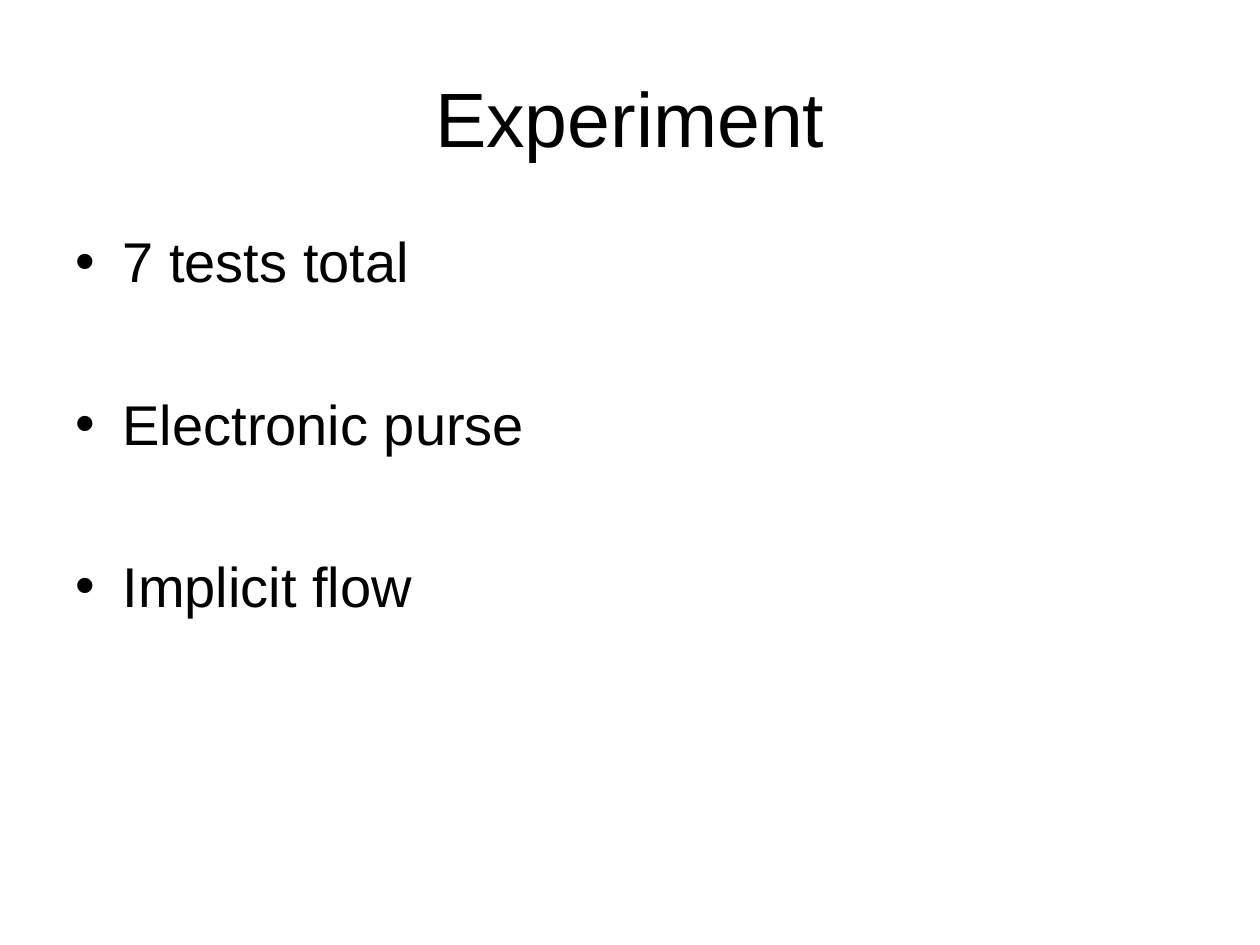
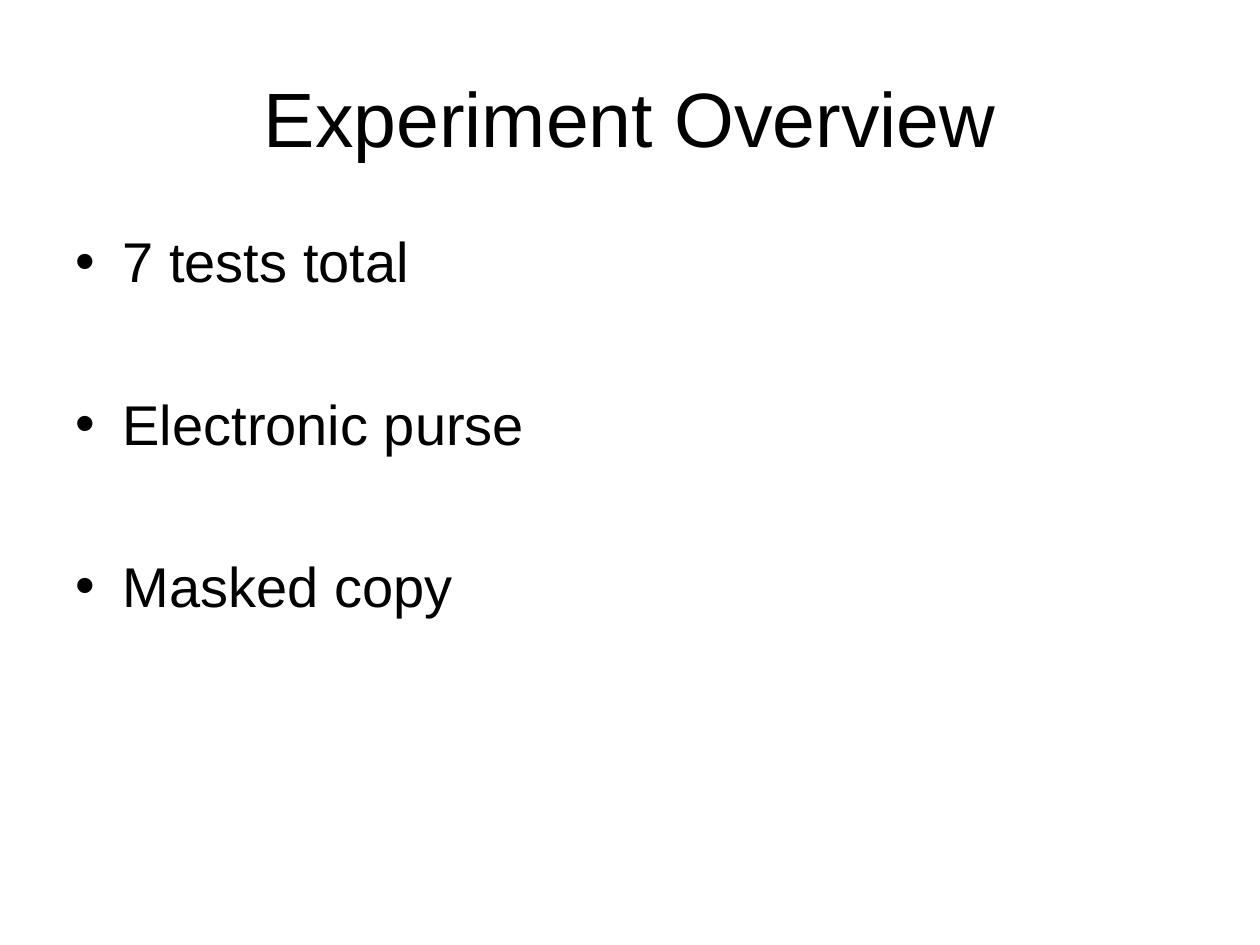
Before and after one commit to chenjiia/Thesis, a slide deck: slide 23 of thesis_presentation/presentation.ppt (slide 20 before the commit). Drawn at 1260x945 pixels with LibreOffice and Linux fonts; fonts in the diff are those of the drawing. Boxes give left, top, right and bottom in pixels: in the first picture for what was removed or moved away, otherwise in the second. Text is boxed around its words. In the diff, an @@ line names an element or a change of style, - is before the commit and + after.

```diff
--- a/thesis_presentation/presentation.ppt
+++ b/thesis_presentation/presentation.ppt
@@ title at (264,91,995,162): text changed @@
-Experiment
+Experiment Overview
@@ text at (123,566,452,618): text changed @@
-• Implicit flow
+• Masked copy
```
Also in this commit, not shown: 14 other slides changed, 4 slides added, 1 slide removed.
